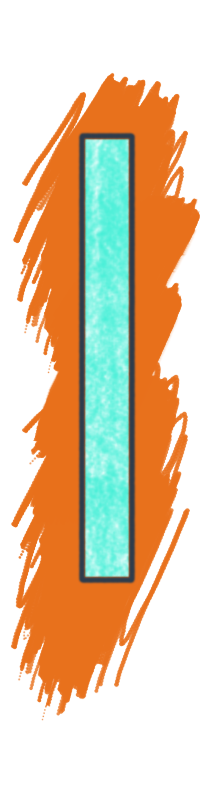
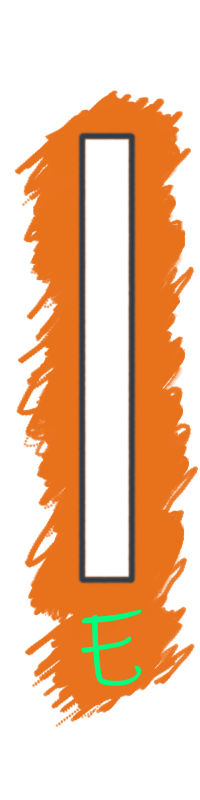
Comparing the layer stacks of the two 200x800 images. Changes:
painted on "Layer 1" over (10, 72, 200, 727)
hid "Layer 4" over (10, 72, 200, 704)
